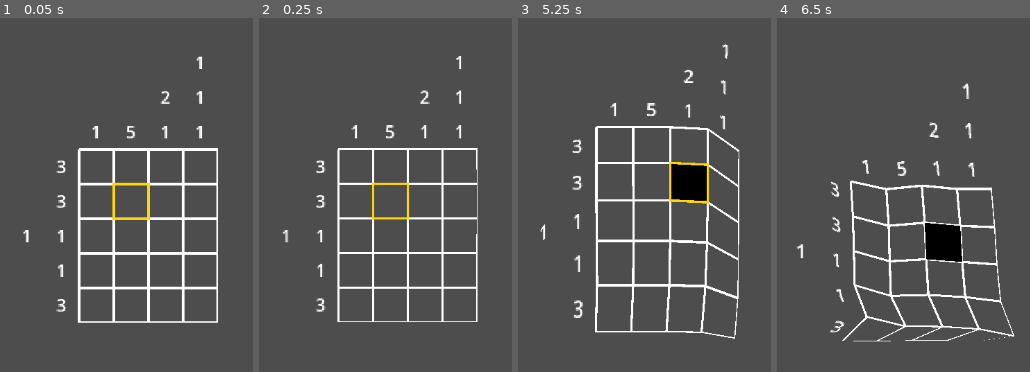
Above: before the commit, frames 1-4 (left to right).
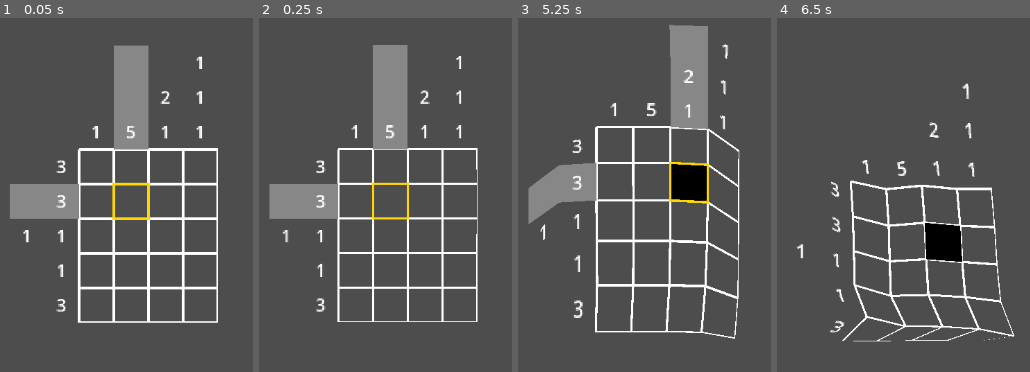
Above: after the commit, the same moments.

Repository: kennethbchen/Medical-Malpicross-Game
Game: Godot game, scene res://scenes/game.tscn
The game is run twice, just before and just after one commit, with the same random seed, the same clock (stepped at 60 frames per second) and the same inputs.
Inputs (mouse positions are in pixels of both pictures, inside the frame that each line leads up to):
- Up to frame 1 (0.05 s): no input
- Up to frame 2 (0.25 s): no input
- Up to frame 3 (5.25 s): move the mouse to (outside the picture) at 0.52 s; press the mouse at (outside the picture) at 0.53 s; move the mouse to (outside the picture) at 1.27 s; release the mouse at (outside the picture) at 1.28 s; right-click (outside the picture) at 1.35 s; move the mouse to (712, 95) at 2.02 s; press the mouse at (712, 95) at 2.03 s; move the mouse to (591, 283) at 2.77 s; release the mouse at (591, 283) at 2.78 s; right-click (591, 283) at 2.85 s; move the mouse to (outside the picture) at 3.52 s; press the mouse at (outside the picture) at 3.53 s; move the mouse to (outside the picture) at 4.27 s; release the mouse at (outside the picture) at 4.28 s; right-click (outside the picture) at 4.35 s; move the mouse to (672, 195) at 5.02 s; press the mouse at (672, 195) at 5.03 s
- Up to frame 4 (6.5 s): move the mouse to (outside the picture) at 5.77 s; release the mouse at (outside the picture) at 5.78 s; right-click (outside the picture) at 5.85 s

The runs differ from the first frame. In frame 1, 6.7% of the frame differs, in the area x 3-59%, y 7-57%; in frame 2, 6.7%; in frame 3, 7.0%, in the area x 3-76%, y 1-59%; in frame 4, nothing differs.

Commit message:
Implemented highlighting hints of selected cell

Diff:
--- a/scenes/game.tscn
+++ b/scenes/game.tscn
@@ -58,6 +58,7 @@
 offset_right = 40.0
 offset_bottom = 40.0
 script = ExtResource("6_p57ef")
+hint_color = Color(0.529066, 0.529067, 0.529067, 1)
 
 [node name="PuzzleUIContainer" type="Control" parent="PuzzleController/PuzzleViewport"]
 layout_mode = 3
--- a/scripts/cursor.gd
+++ b/scripts/cursor.gd
@@ -1,14 +1,29 @@
 extends Control
 
-@export var color: Color = Color.GOLD
-@export var width: float = 2
+@export var cursor_color: Color = Color.GOLD
+@export var hint_color: Color = Color.GRAY
 
-var cursor_size_px: int = 32
+@export var cursor_width: float = 2
+
+
 
 var cursor_position: Vector2
 
-func _process(delta: float) -> void:
+var cell_size_px: int = 32
+
+var row_hint_size: int
+var col_hint_size: int
+
+func _process(_delta: float) -> void:
 	queue_redraw()
+
+func init(puzzle: Puzzle, cell_size: int) -> void:
+
+	cell_size_px = cell_size
+
+	row_hint_size = puzzle.row_hint_width * cell_size_px
+	col_hint_size = puzzle.column_hint_height * cell_size_px
+
 
 func set_cursor_position(pos: Vector2) -> void:
 	cursor_position = pos
@@ -18,6 +33,16 @@
 	if not visible: return
 
 	# Highlight input cell
-	var cur_size = Vector2(cursor_size_px, cursor_size_px)
+	var cur_size = Vector2(cell_size_px, cell_size_px)
 	var rect: Rect2 = Rect2(cursor_position, cur_size)
-	draw_rect(rect, color, false, width)
+	draw_rect(rect, cursor_color, false, cursor_width)
+
+	# Highlight hints
+	# Row
+	var row_rect: Rect2 = Rect2(Vector2(0, cursor_position.y), Vector2(row_hint_size, cell_size_px))
+
+	draw_rect(row_rect, hint_color, true)
+
+	# Column
+	var col_rect: Rect2 = Rect2(Vector2(cursor_position.x, 0), Vector2(cell_size_px, col_hint_size))
+	draw_rect(col_rect, hint_color, true)
--- a/scripts/puzzle_viewport.gd
+++ b/scripts/puzzle_viewport.gd
@@ -12,9 +12,6 @@
 var rows: int
 var columns: int
 
-# TODO
-var tile_map: Dictionary[Vector2i, Control]
-
 # (-1, -1) means no selected cell
 var selected_cell: Vector2i = Vector2i(-1, -1)
 
@@ -22,6 +19,7 @@
 	current_puzzle = puzzle
 
 	puzzle_drawer.init(puzzle)
+	cursor.init(puzzle, cell_size_px)
 
 	rows = puzzle.board_size.x
 	columns = puzzle.board_size.y
--- a/scripts/resources/puzzle.gd
+++ b/scripts/resources/puzzle.gd
@@ -33,6 +33,10 @@
 ## dimensions of the input space of the puzzle
 var input_size: Vector2i
 
+var row_hint_width: int
+
+var column_hint_height: int
+
 ## (rows, columns) [br]
 ## dimension of [member input_size] + dimensions of the hints
 ## if each hint number was its own cell
@@ -66,6 +70,9 @@
 		if row_hint.size() > max_hint_row_size:
 			max_hint_row_size = row_hint.size()
 
+	column_hint_height =  max_hint_column_size
+	row_hint_width = max_hint_row_size
+
 	board_size = Vector2i(input_size.x + max_hint_column_size, input_size.y + max_hint_row_size)
 
 	_cells = _create_cell_data()
